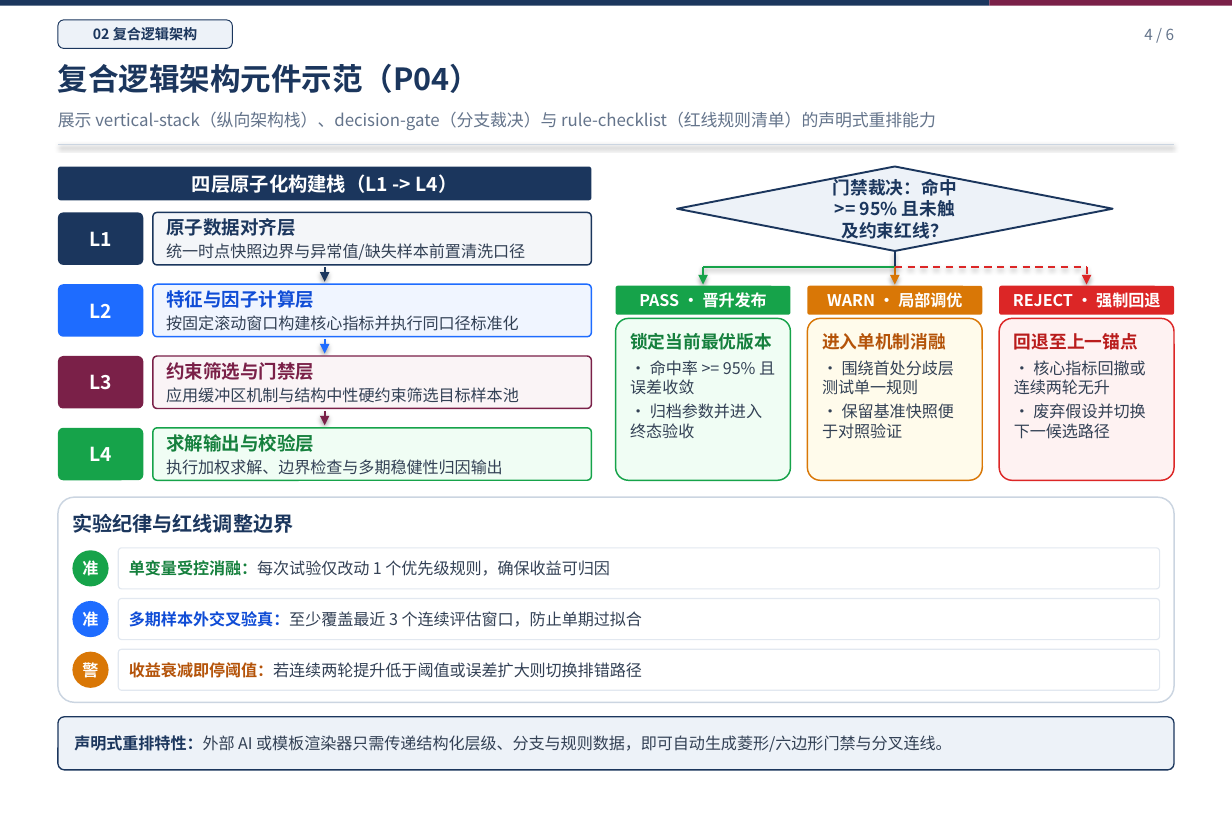
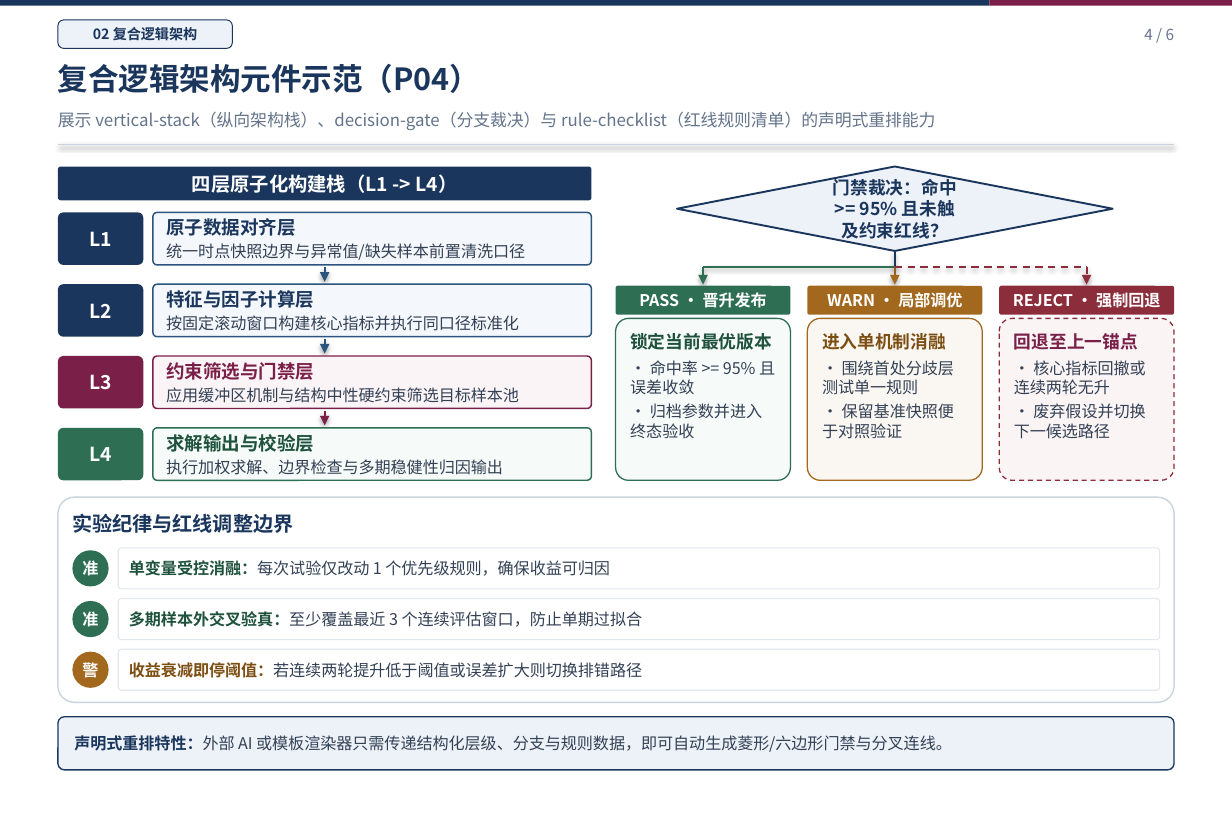
Before and after one commit to CrystalShrimp/pretty_ppt, a slide deck: slide 4 of component_showcase.pptx. Drawn at 1232x821 pixels with LibreOffice and Linux fonts; fonts in the diff are those of the drawing. Boxes give left, top, right and bottom in pixels: in the first picture for what was removed or moved away, otherwise in the second. Text is boxed around its words. In the diff, an @@ line names an element or a change of style, - is before the commit and + after.

```diff
--- a/component_showcase.pptx
+++ b/component_showcase.pptx
@@ rounded rectangle "原子数据对齐层" at <box>153,212,591,264</box>: fill #F4F6F9 to #F4F7FB; outline #1B365D 0.9 pt to #2B547E 0.9 pt @@
@@ arrow (325, 268) - (325, 282): stroke #1B365D 1.2 pt to #2B547E 1.2 pt @@
@@ line (704, 267) - (895, 267): stroke #16A34A 1.13 pt to #2E6F54 1.13 pt @@
@@ arrow (704, 267) - (704, 285): stroke #16A34A 1.13 pt to #2E6F54 1.13 pt @@
@@ arrow (895, 267) - (895, 285): stroke #D97706 1.13 pt to #A1681E 1.13 pt @@
@@ line (895, 267) - (1087, 267): stroke #DC2626 1.13 pt dashed to #8C2D3C 1.13 pt dashed @@
@@ arrow (1087, 267) - (1087, 285): stroke #DC2626 1.13 pt dashed to #8C2D3C 1.13 pt dashed @@
@@ rounded rectangle "L2" at <box>58,284,144,336</box>: fill #1E6CFF to #1B365D @@
@@ rounded rectangle "特征与因子计算层" at <box>153,284,591,336</box>: fill #F0F5FF to #F4F7FB; outline #1E6CFF 0.9 pt to #2B547E 0.9 pt @@
@@ text in rounded rectangle at <box>166,290,314,308</box>: text colour #0F4CD6 to #1B365D in "特征与因子计算层" @@
@@ rounded rectangle "WARN · 局部调优" at <box>808,286,983,315</box>: fill #D97706 to #A1681E @@
@@ rounded rectangle "REJECT · 强制回退" at <box>999,286,1174,315</box>: fill #DC2626 to #8C2D3C @@
@@ rounded rectangle "锁定当前最优版本" at <box>615,319,790,481</box>: fill #F0FDF4 to #F6FAF8; outline #16A34A 0.9 pt to #2E6F54 0.79 pt @@
@@ rounded rectangle "进入单机制消融" at <box>808,319,983,481</box>: fill #FFFBEB to #FAF7F2; outline #D97706 0.9 pt to #A1681E 0.79 pt @@
@@ rounded rectangle "回退至上一锚点" at <box>999,319,1174,481</box>: fill #FEF2F2 to #FAF4F5; outline #DC2626 0.9 pt to #8C2D3C 0.79 pt dashed @@
@@ arrow (325, 340) - (325, 353): stroke #1E6CFF 1.2 pt to #2B547E 1.2 pt @@
@@ text in rounded rectangle at <box>630,333,772,350</box>: text colour #15803D to #1E523C in "锁定当前最优版本" @@
@@ text in rounded rectangle at <box>822,333,946,350</box>: text colour #B45309 to #7C4E12 in "进入单机制消融" @@
@@ text in rounded rectangle at <box>1014,333,1138,350</box>: text colour #B91C1C to #7A2048 in "回退至上一锚点" @@
@@ rounded rectangle "求解输出与校验层" at <box>153,428,591,480</box>: fill #F0FDF4 to #F6FAF8; outline #16A34A 0.9 pt to #2E6F54 0.9 pt @@
@@ text in rounded rectangle at <box>166,434,314,452</box>: text colour #15803D to #1E523C in "求解输出与校验层" @@
@@ fill #16A34A to #2E6F54 in 3 elements at <box>58,428,144,480</box>, <box>615,286,790,315</box>, <box>72,551,108,586</box> @@
@@ rounded rectangle "单变量受控消融：每次试验仅改动 1 个优先级规则，确保收益可归因" at <box>118,548,1160,589</box>: text colour #15803D to #1E523C in "单变量受控消融：每次试验仅改动" @@
@@ rounded rectangle "多期样本外交叉验真：至少覆盖最近 3 个连续评估窗口，防止单期过拟合" at <box>118,599,1160,640</box>: text colour #0F4CD6 to #1E523C in "多期样本外交叉验真：至少覆盖最近" @@
@@ ellipse "准" at <box>72,602,108,637</box>: fill #1E6CFF to #2E6F54 @@
@@ ellipse "警" at <box>72,651,108,687</box>: fill #D97706 to #A1681E @@
@@ rounded rectangle "收益衰减即停阈值：若连续两轮提升低于阈值或误差扩大则切换排错路径" at <box>118,649,1160,690</box>: text colour #B45309 to #7C4E12 in "收益衰减即停阈值：若连续两轮提升低于阈值或误差扩大则切换排错路径" @@
```
Also in this commit, not shown: 2 other slides changed, 29 other files.
